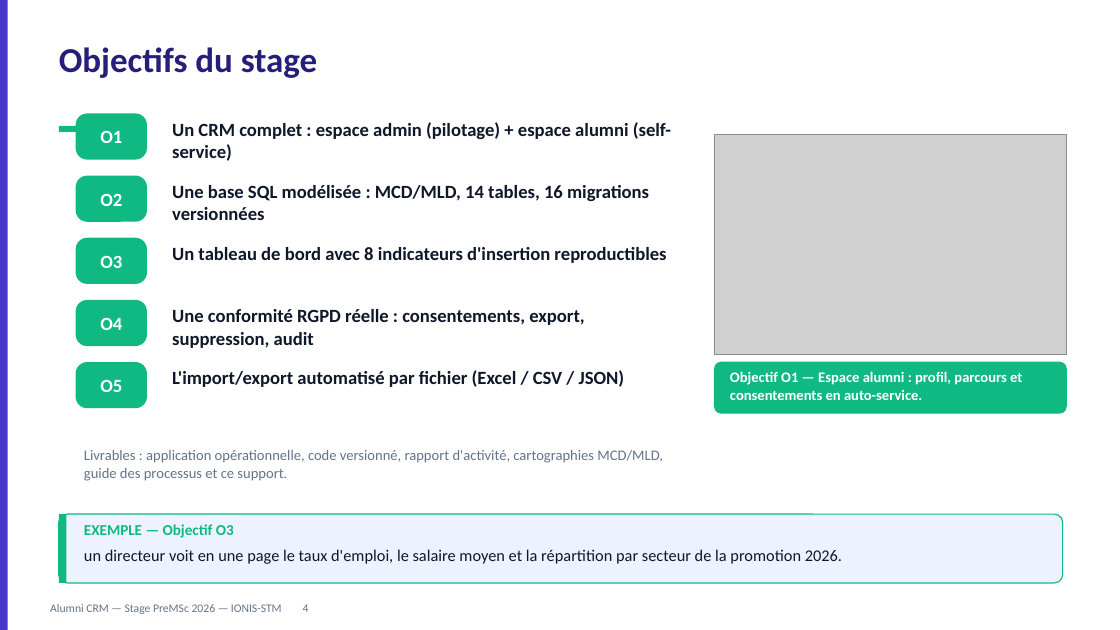
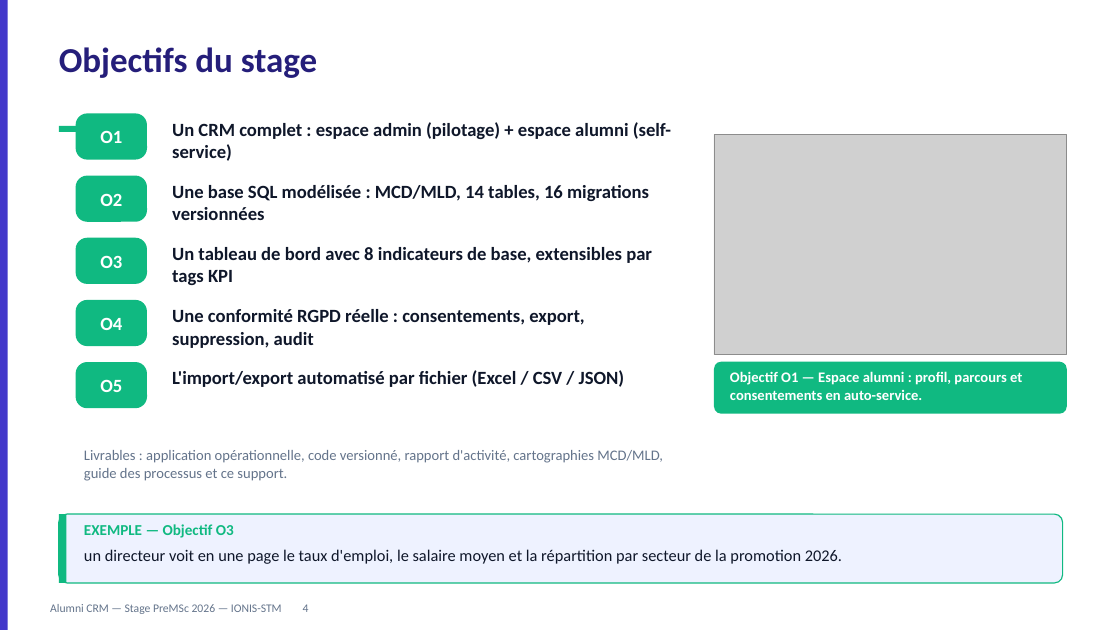
Before and after one commit to Rafikdjm/CRM_IONIS, a slide deck: slide 4 of Rapport/Soutenance - Alumni CRM - PreMSc 2026.pptx. Drawn at 1120x630 pixels with LibreOffice and Linux fonts; fonts in the diff are those of the drawing; grey boxes stand for pictures. Boxes give left, top, right and bottom in pixels: in the first picture for what was removed or moved away, otherwise in the second. Text is boxed around its words. In the diff, an @@ line names an element or a change of style, - is before the commit and + after.

```diff
--- a/Rapport/Soutenance - Alumni CRM - PreMSc 2026.pptx
+++ b/Rapport/Soutenance - Alumni CRM - PreMSc 2026.pptx
@@ text at box(172, 247, 652, 285): text changed @@
-Un tableau de bord avec 8 indicateurs d'insertion reproductibles
+Un tableau de bord avec 8 indicateurs de base, extensibles par tags KPI
```
Also in this commit, not shown: 2 other slides changed, 19 other files.
